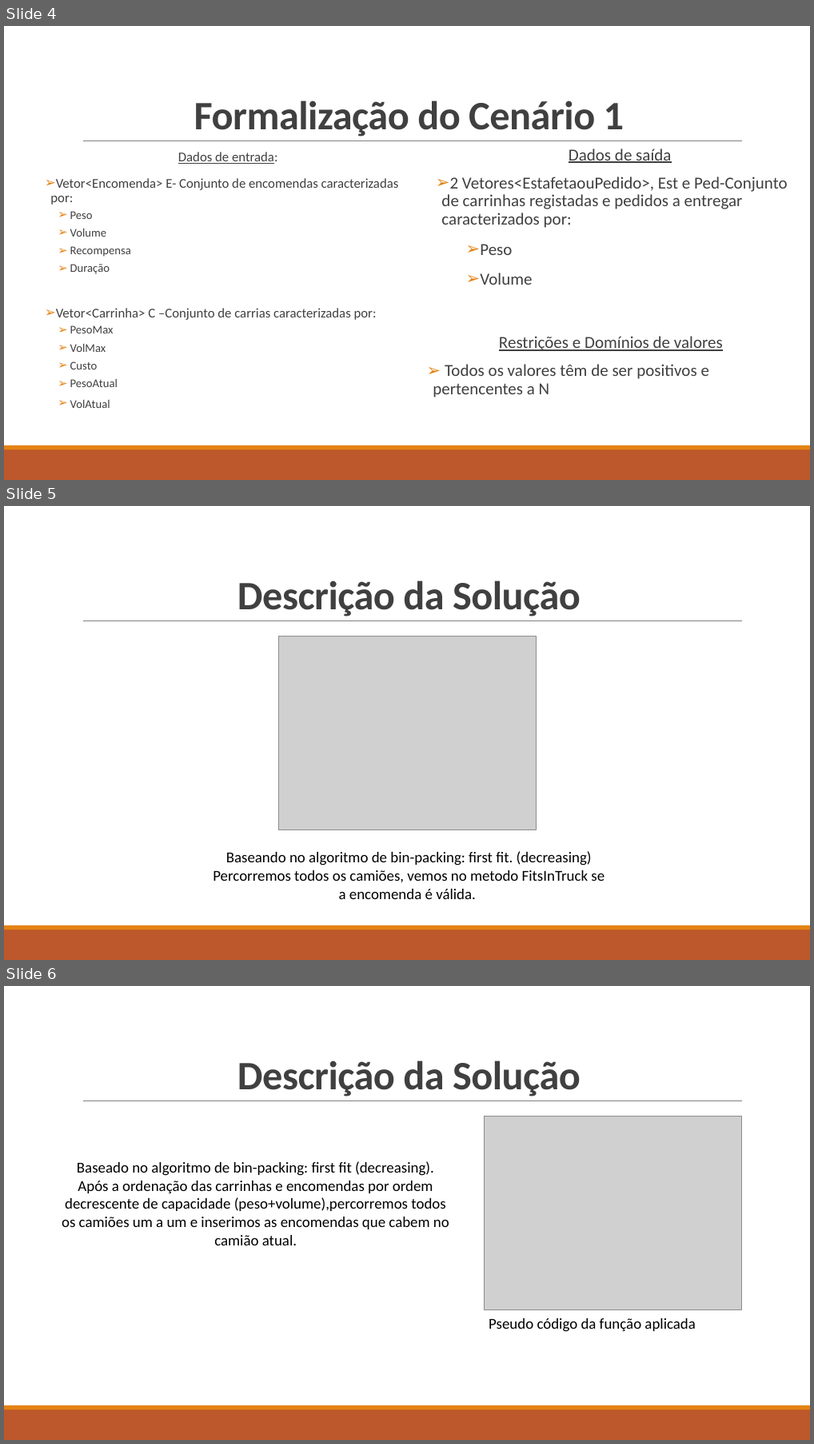
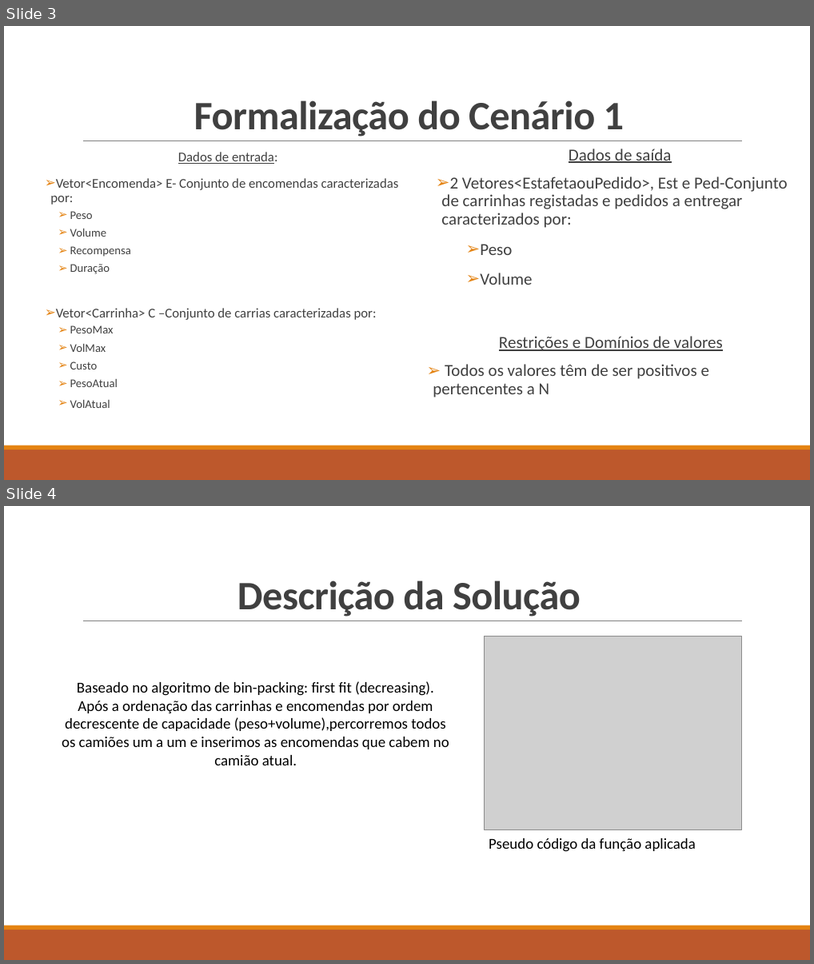
Before and after one commit to Miggs7/DA-Proj-22, a slide deck: Presentation/Logística Urbana para Entrega de Mercadorias.pptx. Shown one above the other, each under a label of ours: slides 4, 5 and 6 before the commit, slides 3 and 4 after it. The pictures are 814x1444 and 814x964 pixels, drawn with LibreOffice and Linux fonts; fonts in the diff are those of the drawing; grey boxes stand for pictures. Boxes give left, top, right and bottom in pixels: in the first picture for what was removed or moved away, otherwise in the second. Text is boxed around its words. In the diff, an @@ line names an element or a change of style, - is before the commit and + after.

```diff
--- a/Presentation/Logística Urbana para Entrega de Mercadorias.pptx
+++ b/Presentation/Logística Urbana para Entrega de Mercadorias.pptx
@@ slide 5 removed at <box>4,506,810,960</box>, background #FFFFFF; not listed: 3 template elements that a slide beside it also shows @@
@@ title removed at <box>238,580,581,616</box> @@
-Descrição da Solução
@@ picture removed at <box>278,636,536,830</box> @@
@@ text removed at <box>213,851,605,899</box> @@
-Baseando no algoritmo de bin-packing: first fit. (decreasing)
-Percorremos todos os camiões, vemos no metodo FitsInTruck se a encomenda é válida.
@@ what was slide 4 is now slide 3 @@
@@ what was slide 6 is now slide 4 @@
```
Also in this commit, not shown: 1 slide changed, 2 slides added, 3 other slides removed, 1 other file.
